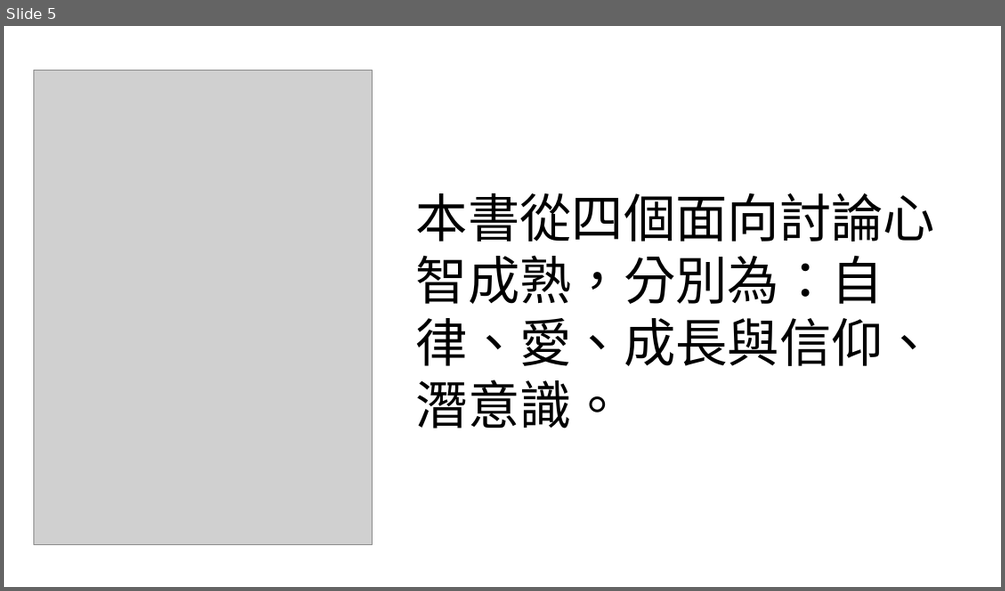
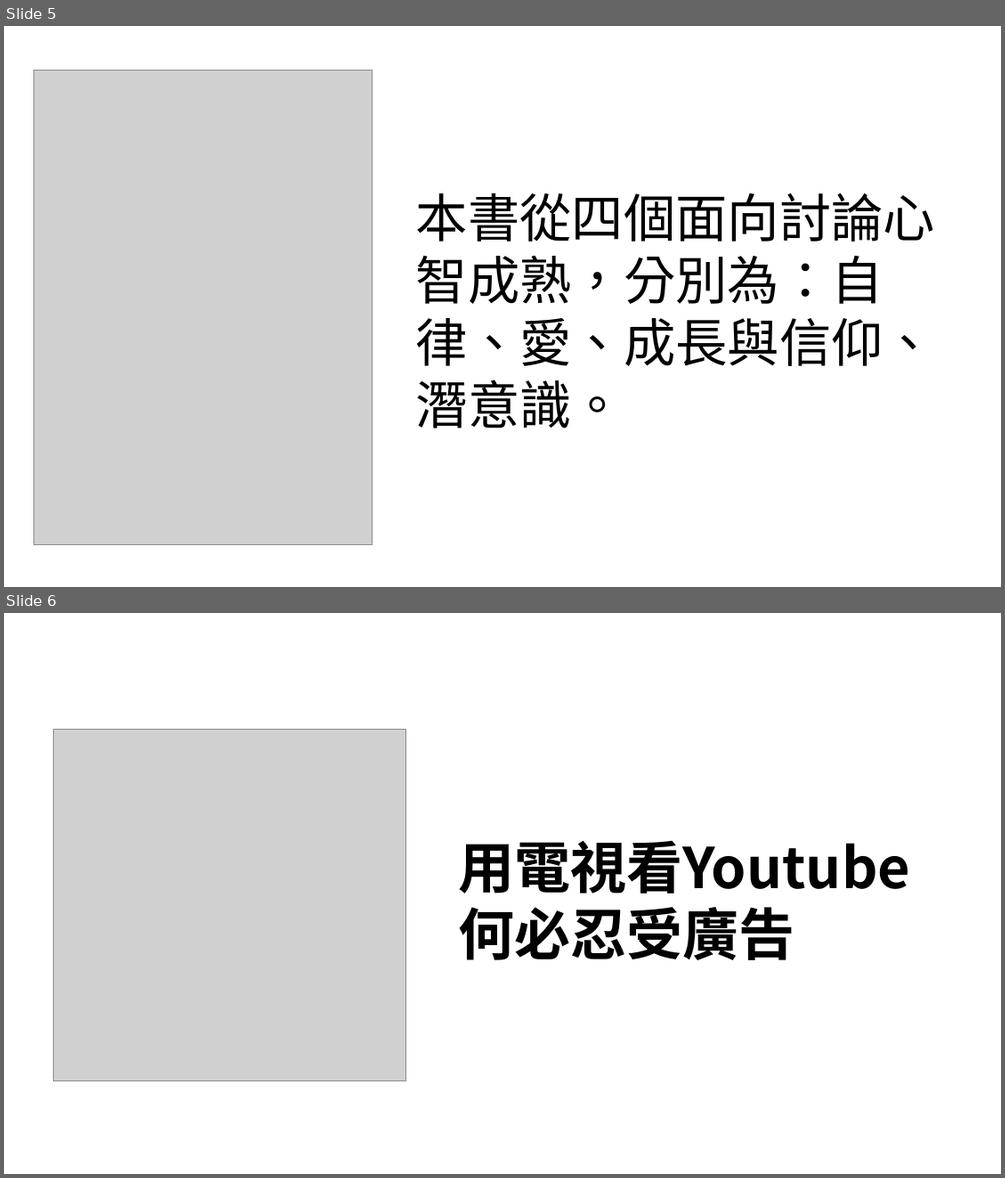
Before and after one commit to FGZ0908/Fgzblog, a slide deck: 縮圖製作.odp. Shown one above the other, each under a label of ours: slide 5 before the commit, slides 5 and 6 after it. The pictures are 1005x591 and 1005x1178 pixels, drawn with LibreOffice and Linux fonts; fonts in the diff are those of the drawing; grey boxes stand for pictures. Boxes give left, top, right and bottom in pixels: in the first picture for what was removed or moved away, otherwise in the second. Text is boxed around its words. In the diff, an @@ line names an element or a change of style, - is before the commit and + after.

```diff
--- a/縮圖製作.odp
+++ b/縮圖製作.odp
@@ slide 6 added at <box>4,613,1001,1174</box>, background #FFFFFF @@
@@ picture added at <box>54,729,406,1081</box> @@
@@ title added at <box>458,840,910,960</box>, 54 pt, text #000000, bold @@
+用電視看Youtube
+何必忍受廣告
```
Also in this commit, not shown: 11 other files.
